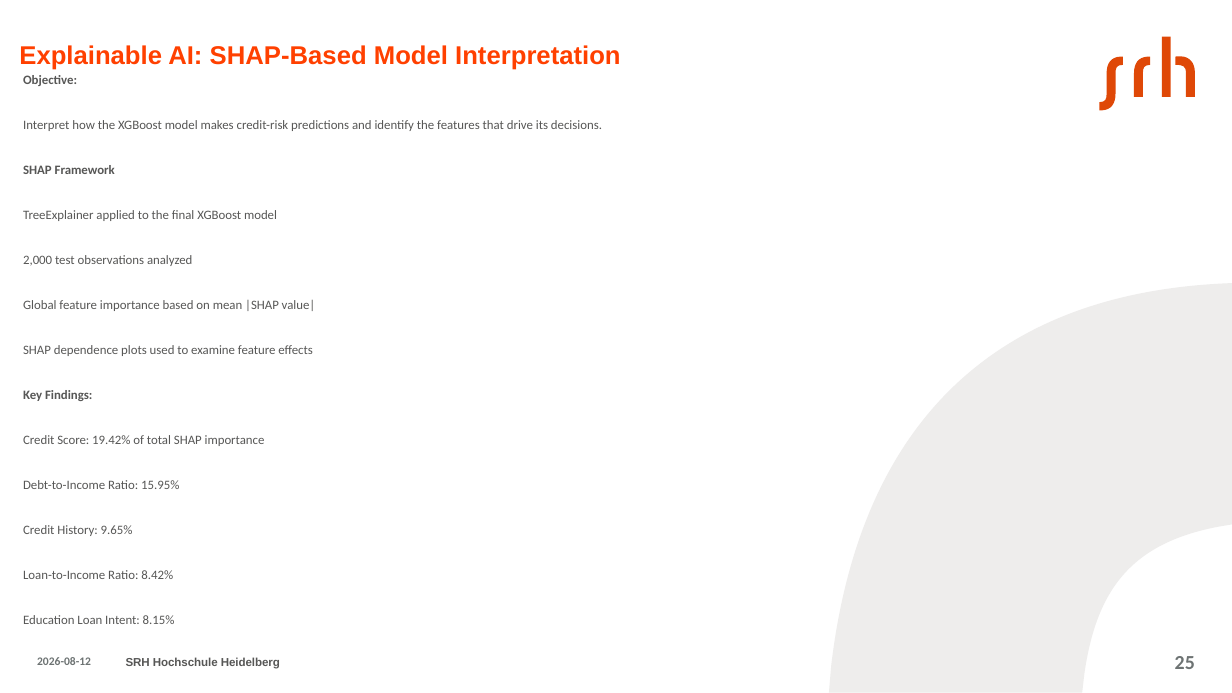
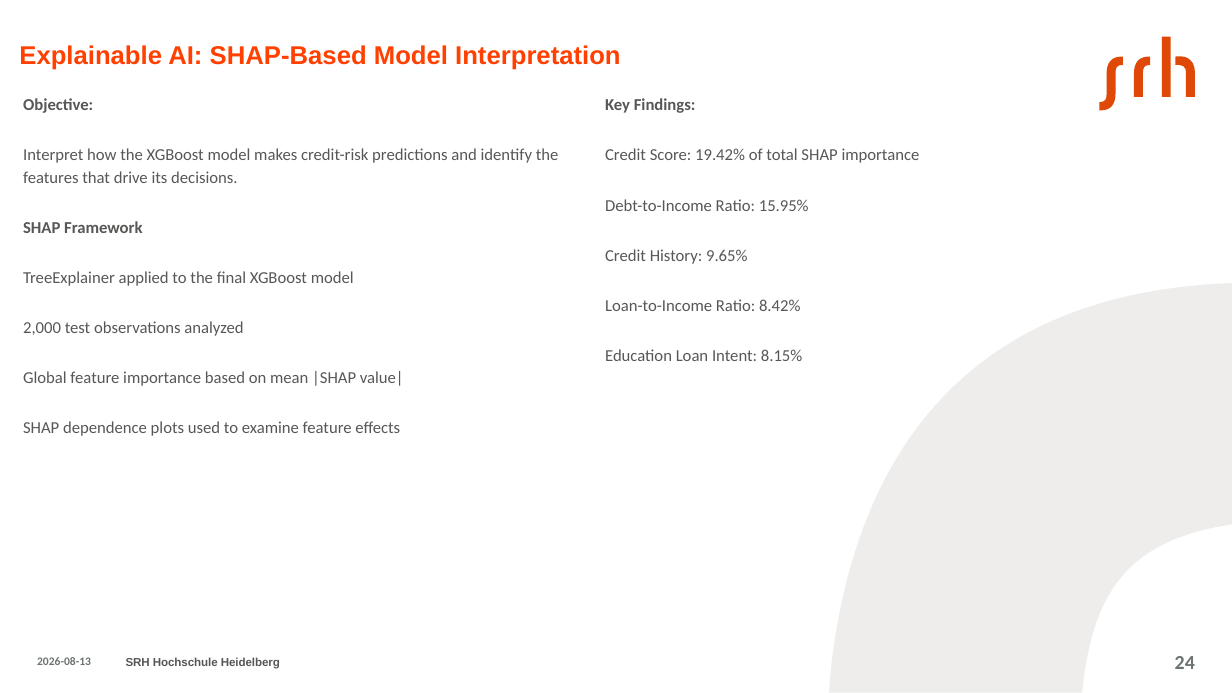
Before and after one commit to aminfeli/Thesis, a slide deck: slide 24 of presentation-.pptx (slide 25 before the commit). Drawn at 1232x693 pixels with LibreOffice and Linux fonts; fonts in the diff are those of the drawing. Boxes give left, top, right and bottom in pixels: in the first picture for what was removed or moved away, otherwise in the second. Text is boxed around its words. In the diff, an @@ line names an element or a change of style, - is before the commit and + after.

Commit message:
presentation-4

```diff
--- a/presentation-.pptx
+++ b/presentation-.pptx
@@ text "Objective:": place and size @@
-text "Objective:" at (23,75,602,624)
+text "Objective:" at (23,98,559,436)
@@ text "Objective:" at (23,98,559,436): size 10 to 13 pt @@
@@ text added at (605,98,920,361), 13 pt, text #575756 @@
+Key Findings:
+Credit Score: 19.42% of total SHAP importance
+Debt-to-Income Ratio: 15.95%
+Credit History: 9.65%
+Loan-to-Income Ratio: 8.42%
+Education Loan Intent: 8.15%
@@ text at (23,390,265,624): paragraphs removed @@
-Key Findings:
-Credit Score: 19.42% of total SHAP importance
-Debt-to-Income Ratio: 15.95%
-Credit History: 9.65%
-Loan-to-Income Ratio: 8.42%
-Education Loan Intent: 8.15%
@@ page number at (1175,656,1195,669): text changed @@
-25
+24
```
Also in this commit, not shown: 30 other slides changed, 1 slide added, 3 slides removed, 3 other files.
